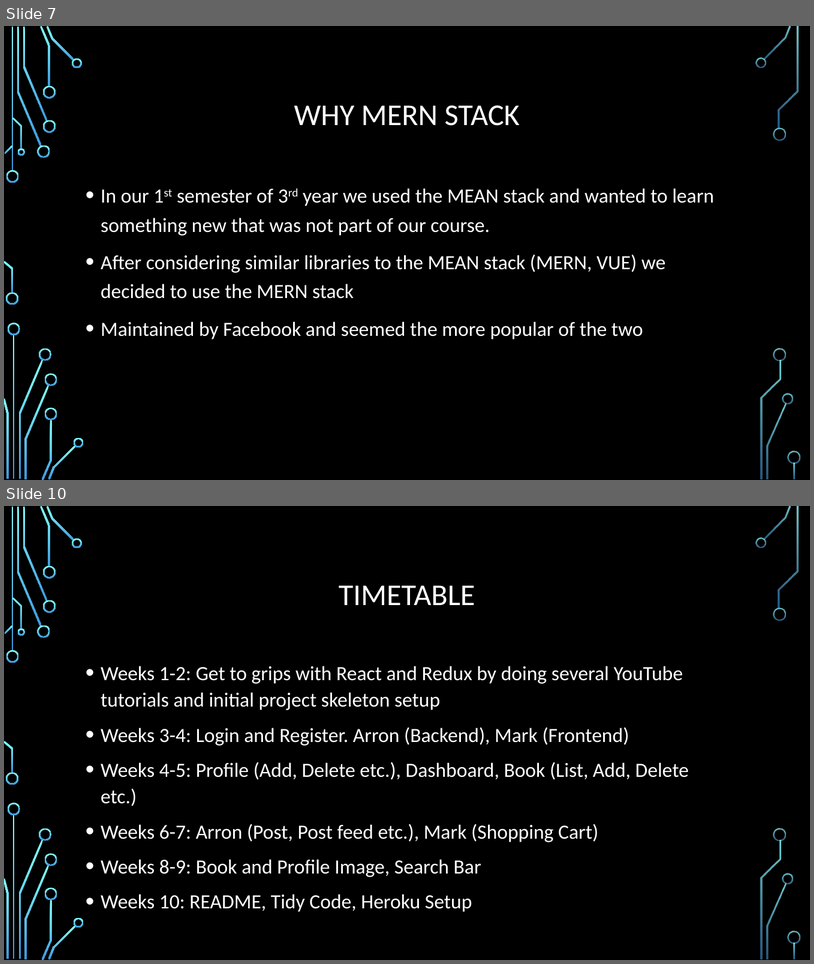
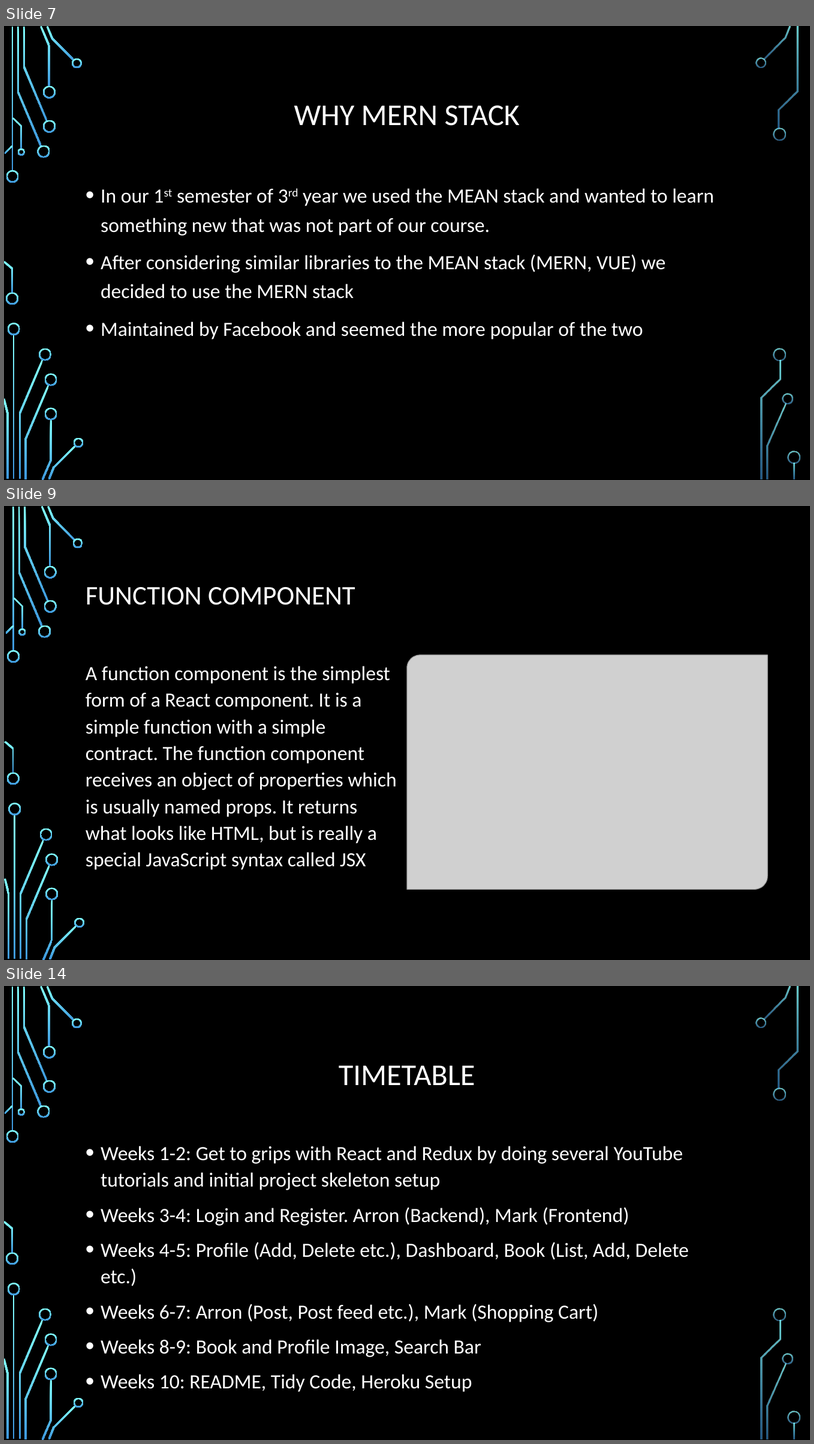
Before and after one commit to arronHealy/Professional_Practice_In_IT_Project, a slide deck: Project Presentation.pptx. Shown one above the other, each under a label of ours: slides 7 and 10 before the commit, slides 7, 9 and 14 after it; the slides between them are not shown. The pictures are 814x964 and 814x1444 pixels, drawn with LibreOffice and Linux fonts; fonts in the diff are those of the drawing; grey boxes stand for pictures; background and template pictures are left out. Boxes give left, top, right and bottom in pixels: in the first picture for what was removed or moved away, otherwise in the second. Text is boxed around its words. In the diff, an @@ line names an element or a change of style, - is before the commit and + after.

```diff
--- a/Project Presentation.pptx
+++ b/Project Presentation.pptx
@@ slide 9 added at box(4, 506, 810, 960), background picture (left out); not listed: 17 template elements that a slide beside it also shows @@
@@ rectangle added at box(4, 506, 810, 960), fill #000000 @@
@@ title added at box(86, 587, 356, 605), 32 pt, text #FFFFFF @@
+FUNCTION COMPONENT
@@ text added at box(86, 666, 396, 870), 24 pt, text #FFFFFF @@
+A function component is the simplest form of a React component. It is a simple function with a simple contract. The function component receives an object of properties which is usually named props. It returns what looks like HTML, but is really a special JavaScript syntax called JSX
@@ picture added at box(407, 655, 768, 889) @@
@@ group added at box(4, 506, 84, 960): 24 freeform shapes, 2 rectangles @@
@@ what was slide 10 is now slide 14 @@
```
Also in this commit, not shown: 3 slides changed, 3 other slides added.
